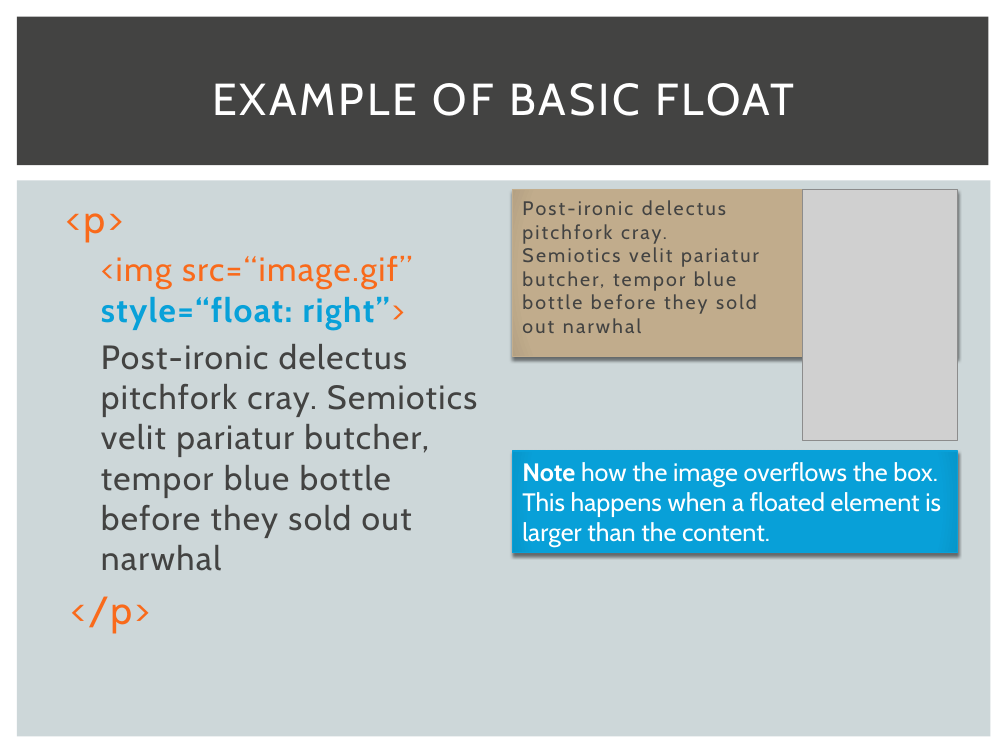
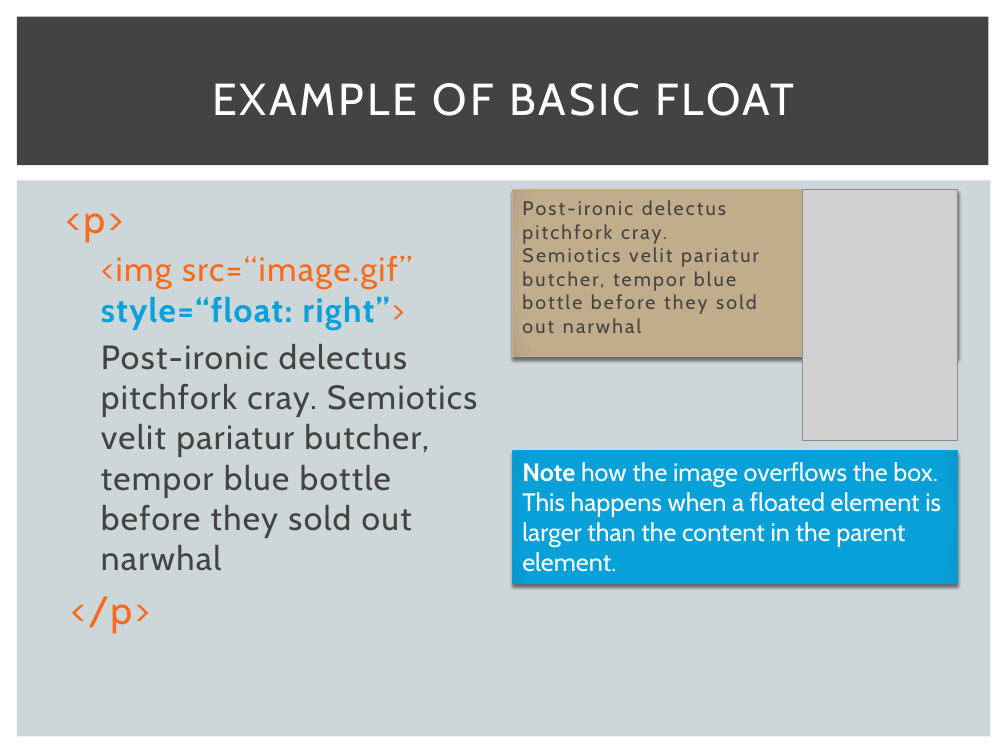
Before and after one commit to danhahn/app-talk, a slide deck: slide 4 of tech-talk.pptx. Drawn at 1008x756 pixels with LibreOffice and Linux fonts; fonts in the diff are those of the drawing; grey boxes stand for pictures. Boxes give left, top, right and bottom in pixels: in the first picture for what was removed or moved away, otherwise in the second. Text is boxed around its words. In the diff, an @@ line names an element or a change of style, - is before the commit and + after.

```diff
--- a/tech-talk.pptx
+++ b/tech-talk.pptx
@@ rectangle "Note how the image overflows ...": place and size @@
-rectangle "Note how the image overflows ..." at <box>512,451,958,552</box>
+rectangle "Note how the image overflows ..." at <box>512,451,958,583</box>
@@ text in rectangle at <box>522,462,941,572</box>: text changed @@
-Note how the image overflows the box. This happens when a floated element is larger than the content.
+Note how the image overflows the box. This happens when a floated element is larger than the content in the parent element.
```
Also in this commit, not shown: 14 other slides changed.
